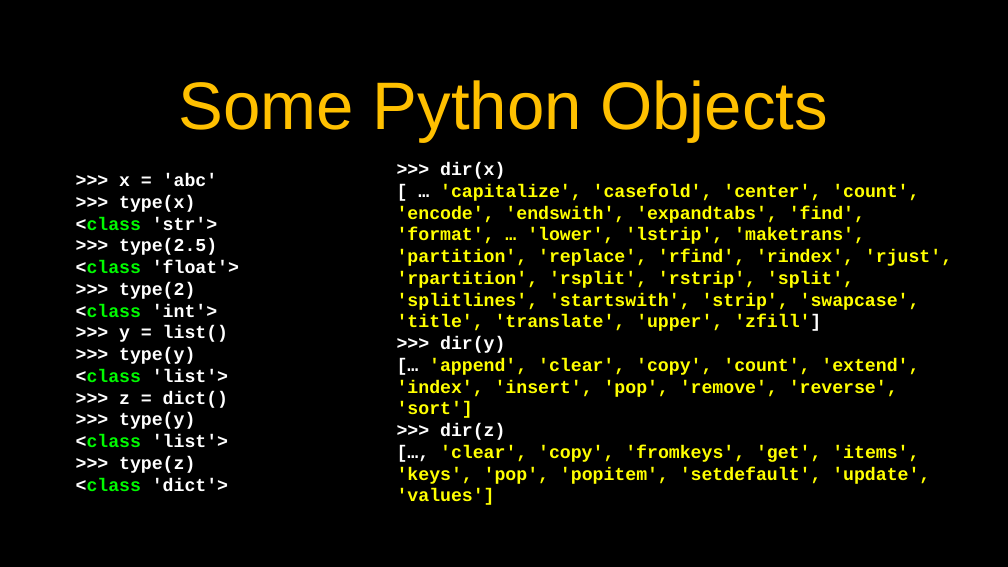
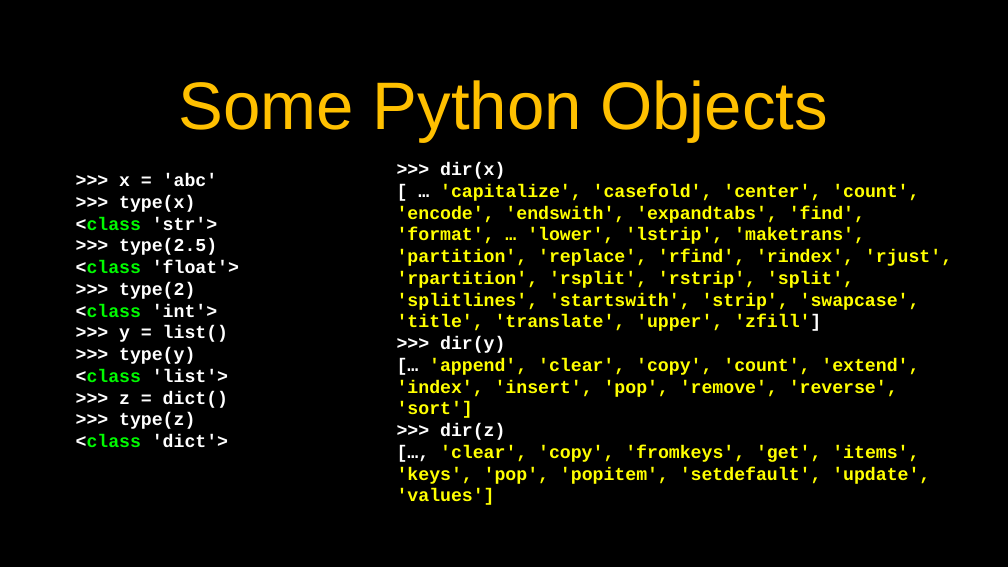
Before and after one commit to csev/py4e, a slide deck: slide 17 of lectures3/Pythonlearn-14-Objects.pptx. Drawn at 1008x567 pixels with LibreOffice and Linux fonts; fonts in the diff are those of the drawing. Boxes give left, top, right and bottom in pixels: in the first picture for what was removed or moved away, otherwise in the second. Text is boxed around its words. In the diff, an @@ line names an element or a change of style, - is before the commit and + after.

Commit message:
From Tamara

```diff
--- a/lectures3/Pythonlearn-14-Objects.pptx
+++ b/lectures3/Pythonlearn-14-Objects.pptx
@@ text at bbox=[76, 413, 228, 447]: paragraphs removed @@
->>> type(y)
-<class 'list'>
```
